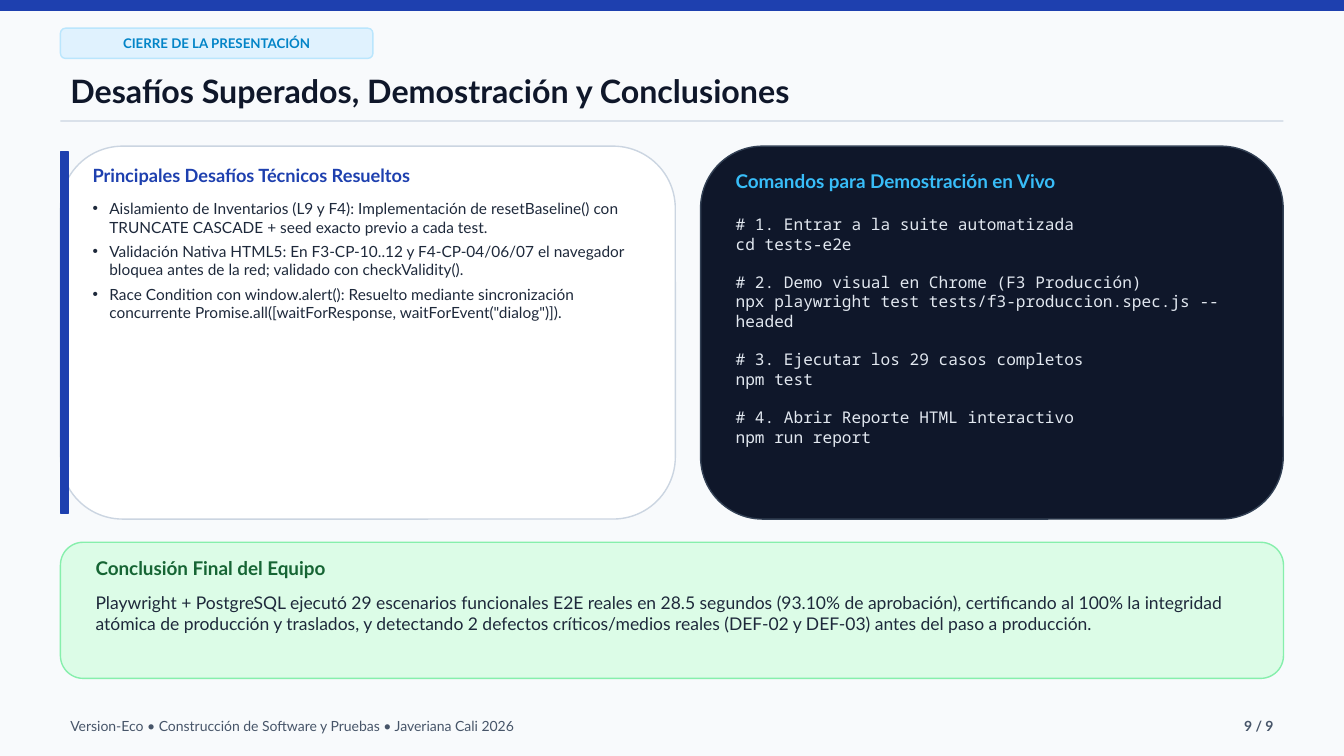
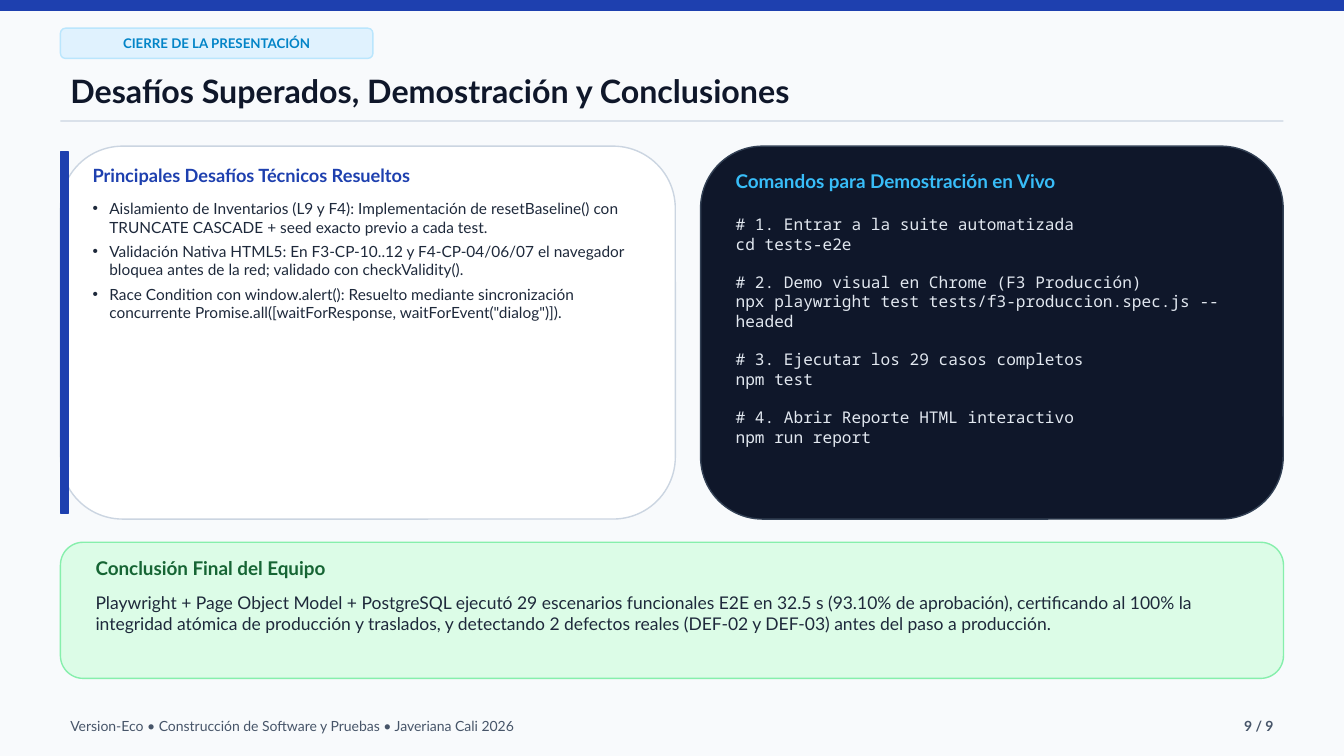
Before and after one commit to benjamin94773/Version_Eco-Project, a slide deck: slide 9 of Presentacion_Entrega2_Version_Eco.pptx. Drawn at 1344x756 pixels with LibreOffice and Linux fonts; fonts in the diff are those of the drawing. Boxes give left, top, right and bottom in pixels: in the first picture for what was removed or moved away, otherwise in the second. Text is boxed around its words. In the diff, an @@ line names an element or a change of style, - is before the commit and + after.

Commit message:
refactor(e2e): aplicar patron Page Object Model (POM) en Playwright y actualizar documentos/PPTX/Guion

```diff
--- a/Presentacion_Entrega2_Version_Eco.pptx
+++ b/Presentacion_Entrega2_Version_Eco.pptx
@@ text at (96,595,1192,633): text changed @@
-Playwright + PostgreSQL ejecutó 29 escenarios funcionales E2E reales en 28.5 segundos (93.10% de aprobación), certificando al 100% la integridad atómica de producción y traslados, y detectando 2 defectos críticos/medios reales (DEF-02 y DEF-03) antes del paso a producción.
+Playwright + Page Object Model + PostgreSQL ejecutó 29 escenarios funcionales E2E en 32.5 s (93.10% de aprobación), certificando al 100% la integridad atómica de producción y traslados, y detectando 2 defectos reales (DEF-02 y DEF-03) antes del paso a producción.
```
Also in this commit, not shown: 3 other slides changed, 12 other files.
